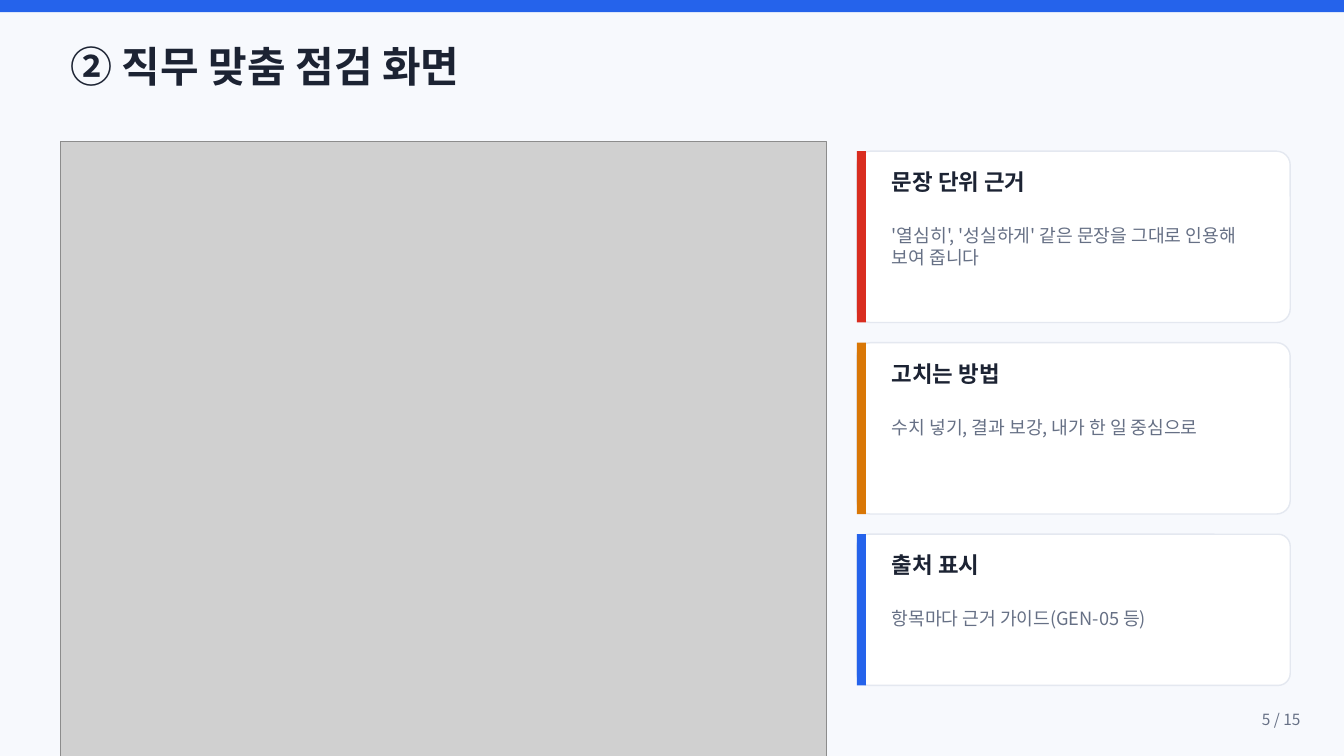
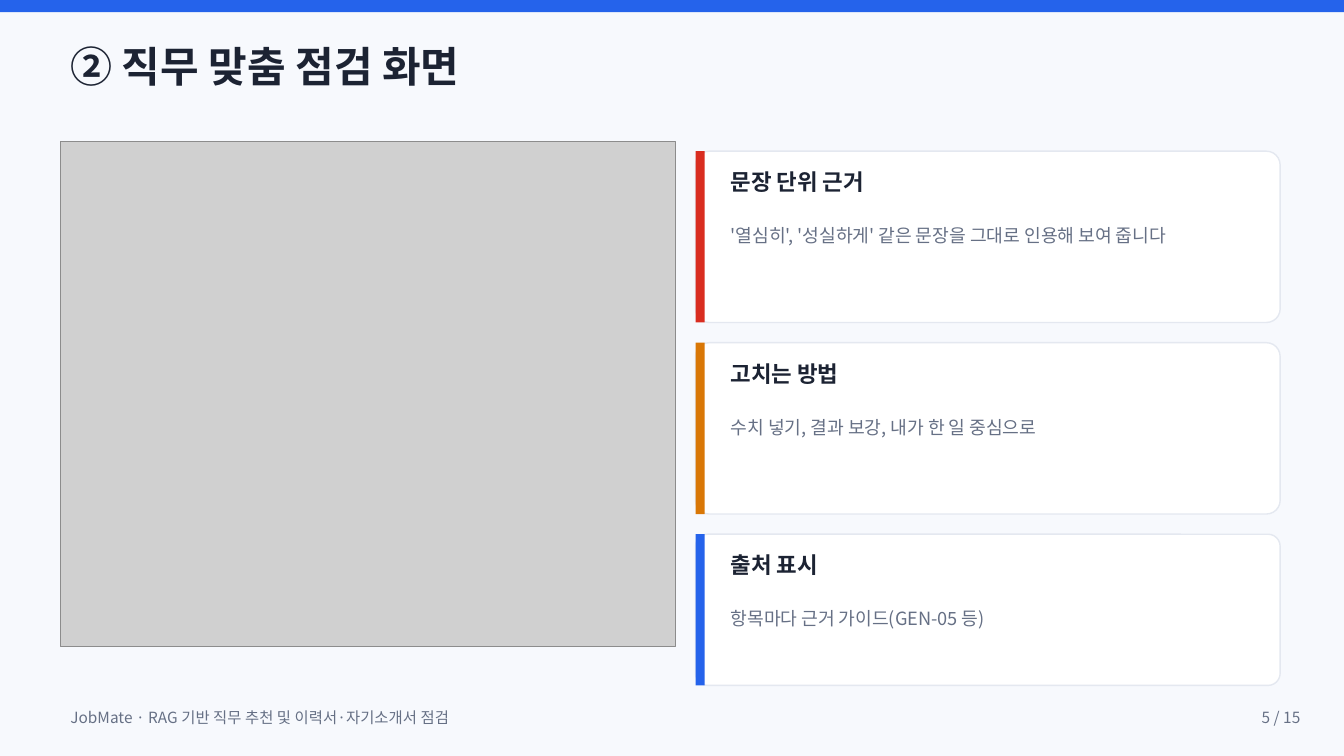
Before and after one commit to mycom0216/jobmate, a slide deck: slide 5 of docs/JobMate_발표자료.pptx. Drawn at 1344x756 pixels with LibreOffice and Linux fonts; fonts in the diff are those of the drawing; grey boxes stand for pictures. Boxes give left, top, right and bottom in pixels: in the first picture for what was removed or moved away, otherwise in the second. Text is boxed around its words. In the diff, an @@ line names an element or a change of style, - is before the commit and + after.

```diff
--- a/docs/JobMate_발표자료.pptx
+++ b/docs/JobMate_발표자료.pptx
@@ picture: place and size @@
-picture at (60, 141, 827, 756)
+picture at (60, 141, 676, 647)
@@ rounded rectangle: place and size @@
-rounded rectangle at (857, 151, 1291, 323)
+rounded rectangle at (696, 151, 1280, 323)
@@ text "문장 단위 근거": place and size @@
-text "문장 단위 근거" at (892, 171, 1025, 192)
+text "문장 단위 근거" at (731, 171, 864, 192)
@@ text "'열심히', '성실하게' 같은 문장을 그대로 ..." rewrapped from (892, 227, 1236, 266) to (731, 227, 1166, 245) @@
@@ rounded rectangle: place and size @@
-rounded rectangle at (857, 343, 1291, 514)
+rounded rectangle at (696, 343, 1280, 514)
@@ text "고치는 방법": place and size @@
-text "고치는 방법" at (892, 363, 1000, 384)
+text "고치는 방법" at (731, 363, 838, 384)
@@ text "수치 넣기, 결과 보강, 내가 ...": place and size @@
-text "수치 넣기, 결과 보강, 내가 ..." at (892, 419, 1198, 437)
+text "수치 넣기, 결과 보강, 내가 ..." at (731, 419, 1037, 437)
@@ rounded rectangle: place and size @@
-rounded rectangle at (857, 534, 1291, 686)
+rounded rectangle at (696, 534, 1280, 686)
@@ 3 rectangles: place and size @@
-3 rectangles at (857, 151, 866, 686)
+3 rectangles at (696, 151, 705, 686)
@@ text "출처 표시": place and size @@
-text "출처 표시" at (892, 554, 979, 575)
+text "출처 표시" at (731, 554, 818, 575)
@@ text "항목마다 근거 가이드(GEN-05 등)": place and size @@
-text "항목마다 근거 가이드(GEN-05 등)" at (892, 610, 1146, 629)
+text "항목마다 근거 가이드(GEN-05 등)" at (731, 610, 985, 629)
@@ text added at (70, 710, 449, 724), 11 pt, text #667085 @@
+JobMate · RAG 기반 직무 추천 및 이력서·자기소개서 점검
```
Also in this commit, not shown: 14 other slides changed, 14 other files.
